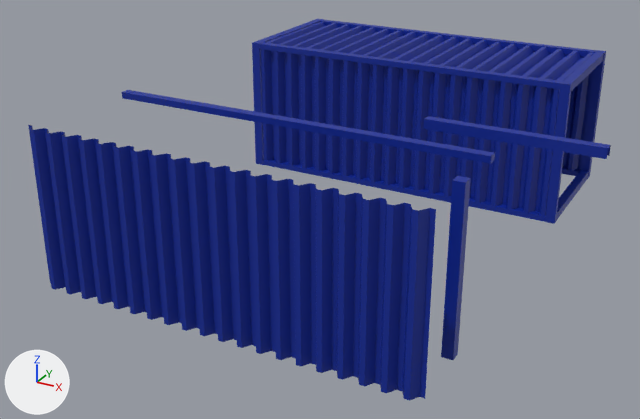
One commit to the Blender file assets/Parts.blend: the scene before it, then after it.
The view is the same before and after, from a 50 mm lens placed at (6.19, -15.36, 5.11), pointed at (-0.21, -3.72, -0.71). The axes (+X, +Y, +Z) are drawn at lower left. The lights are the same throughout. The picture after the commit comes second.

In view in the first picture: 'Bar.Horizontal.Long', 'Bar.Horizontal.Short', 'Bar.Vertical', 'Corrugated.Wall', 'Corrugated.Wall.Left', 'Corrugated.Wall.Right', 'Corrugated.Wall.Top', 'X.Horizontal.Long.000', 'X.Horizontal.Long.001', 'X.Horizontal.Long.002', 'Y.Horizontal.Short.000', 'Y.Horizontal.Short.001', 'Y.Horizontal.Short.003', 'Z.Vertical.000', 'Z.Vertical.002', 'Z.Vertical.003' and 1 more.
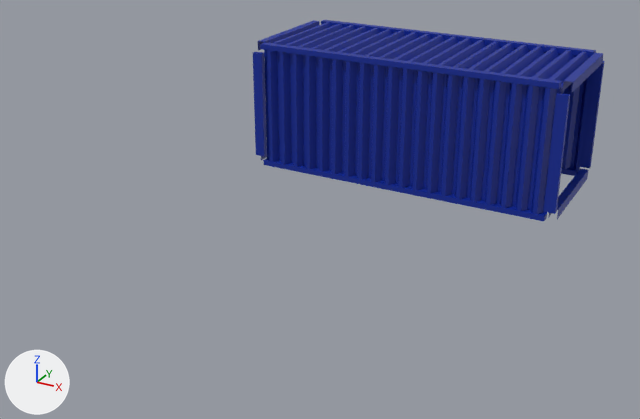
Pixel boxes [x1, y1, x2, y2] of what changed, in the pictures (640 x 419 px):
```json
{"object": "Corrugated.Wall", "change": "hidden", "before": [28, 125, 436, 401], "on screen": "blue"}
{"object": "Corrugated.Wall.Left", "change": "rescaled", "before": [261, 49, 560, 216], "after": [264, 50, 561, 214]}
{"object": "Corrugated.Wall.Top", "change": "rescaled", "before": [265, 22, 594, 81], "after": [273, 22, 589, 89]}
{"object": "Bar.Horizontal.Long", "change": "hidden", "before": [122, 90, 495, 164]}
{"object": "Bar.Vertical", "change": "hidden", "before": [441, 176, 471, 360], "on screen": "blue"}
{"object": "Bar.Horizontal.Short", "change": "hidden", "before": [424, 116, 611, 159], "on screen": "blue"}
{"object": "Z.Vertical.003", "change": "moved, rescaled", "before": [545, 82, 572, 224], "after": [544, 93, 570, 214], "on screen": "15% shorter"}
{"object": "Corrugated.Wall.Right", "change": "rescaled", "before": [445, 40, 593, 170], "after": [445, 40, 592, 171]}
{"object": "Z.Vertical.002", "change": "moved, rescaled", "before": [252, 42, 264, 165], "after": [253, 52, 267, 156]}
{"object": "Z.Vertical.000", "change": "moved, rescaled", "before": [580, 52, 606, 178], "after": [580, 61, 605, 168], "on screen": "15% shorter"}
{"object": "Y.Horizontal.Short.000", "change": "moved, rescaled", "before": [562, 50, 606, 91], "after": [563, 53, 603, 92], "on screen": "9% narrower"}
{"object": "Y.Horizontal.Short.003", "change": "moved, rescaled", "before": [556, 170, 589, 221], "after": [548, 169, 588, 219]}
{"object": "Y.Horizontal.Short.001", "change": "moved, rescaled", "before": [253, 19, 323, 44], "after": [258, 20, 319, 50]}
```

Scene script edits in JSON lines:
```json
{"op": "set", "path": "ob_y_horizontal_short_000.location", "old": "(2.95, 0.0, 1.16)", "new": "(2.95, 0.0, 1.13)"}
{"op": "set", "path": "ob_y_horizontal_short_000.scale", "old": "(0.0248, 0.423, 0.0248)", "new": "(0.0248, 0.362, 0.0305)"}
{"op": "set", "path": "ob_y_horizontal_short_001.location", "old": "(-2.95, 0.0, 1.16)", "new": "(-2.95, 0.0, 1.13)"}
{"op": "set", "path": "ob_y_horizontal_short_001.scale", "old": "(0.0248, 0.423, 0.0248)", "new": "(0.0248, 0.362, 0.0305)"}
{"op": "set", "path": "ob_y_horizontal_short_003.location", "old": "(2.95, 0.0, -1.16)", "new": "(2.95, 0.0, -1.13)"}
{"op": "set", "path": "ob_y_horizontal_short_003.scale", "old": "(0.0248, 0.423, 0.0248)", "new": "(0.0248, 0.362, 0.0305)"}
{"op": "set", "path": "ob_z_vertical_000.location", "old": "(2.95, 1.2, 0.0)", "new": "(2.92, 1.23, 0.0)"}
{"op": "set", "path": "ob_z_vertical_000.scale", "old": "(0.0272, 0.0272, 0.405)", "new": "(0.033, 0.0165, 0.343)"}
{"op": "set", "path": "ob_z_vertical_002.location", "old": "(-2.95, -1.2, 0.0)", "new": "(-2.92, -1.23, 0.0)"}
{"op": "set", "path": "ob_z_vertical_002.scale", "old": "(0.0272, 0.0272, 0.405)", "new": "(0.033, 0.0165, 0.343)"}
{"op": "set", "path": "ob_z_vertical_003.location", "old": "(2.95, -1.23, 0.0)", "new": "(2.92, -1.23, 0.0)"}
{"op": "set", "path": "ob_z_vertical_003.scale", "old": "(0.0272, 0.0165, 0.405)", "new": "(0.033, 0.0165, 0.343)"}
{"op": "set", "path": "ob_corrugated_wall_left.scale", "old": "(3.0, 1.2, 1.0)", "new": "(2.85, 1.2, 1.0)"}
{"op": "set", "path": "ob_corrugated_wall_right.scale", "old": "(3.0, 1.2, 1.0)", "new": "(2.85, 1.2, 1.0)"}
{"op": "set", "path": "ob_corrugated_wall_top.scale", "old": "(3.0, 1.13, 1.0)", "new": "(2.85, 1.13, 1.0)"}
{"op": "add", "block": "ob_corrugated_wall", "code": "ob_corrugated_wall.hide_set(True)  # its collection is switched off"}
{"op": "add", "block": "ob_bar_horizontal_long", "code": "ob_bar_horizontal_long.hide_set(True)  # its collection is switched off"}
{"op": "add", "block": "ob_bar_vertical", "code": "ob_bar_vertical.hide_set(True)  # its collection is switched off"}
{"op": "add", "block": "ob_bar_horizontal_short", "code": "ob_bar_horizontal_short.hide_set(True)  # its collection is switched off"}
```
